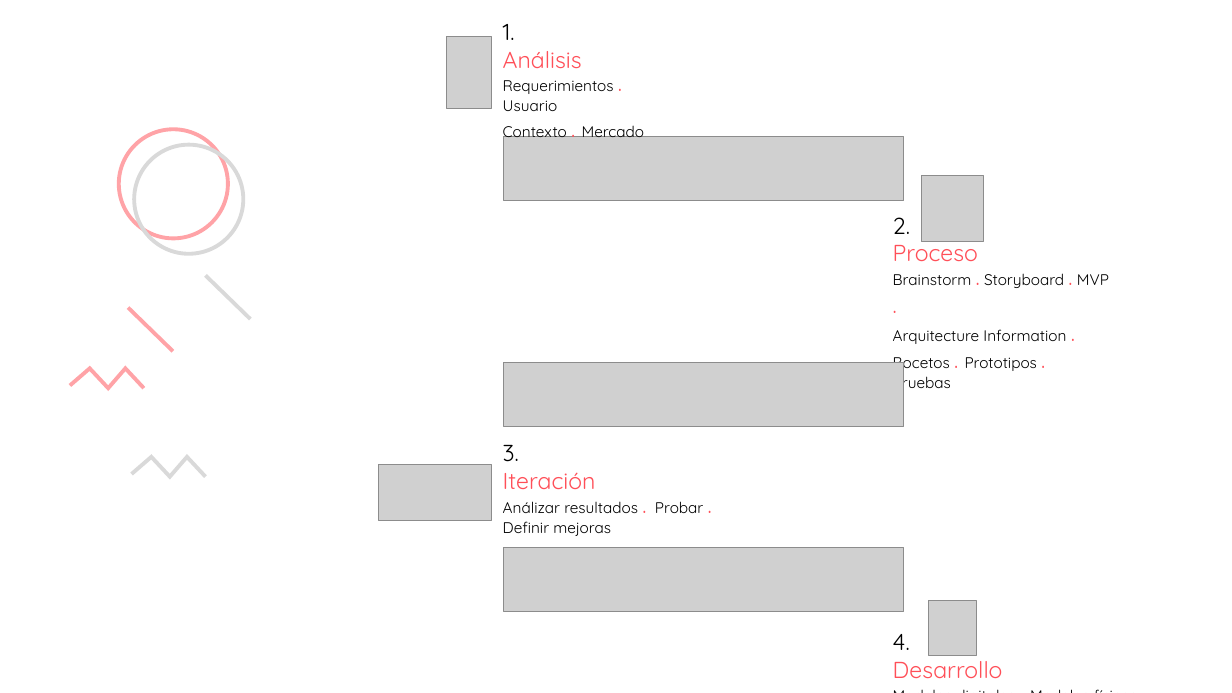
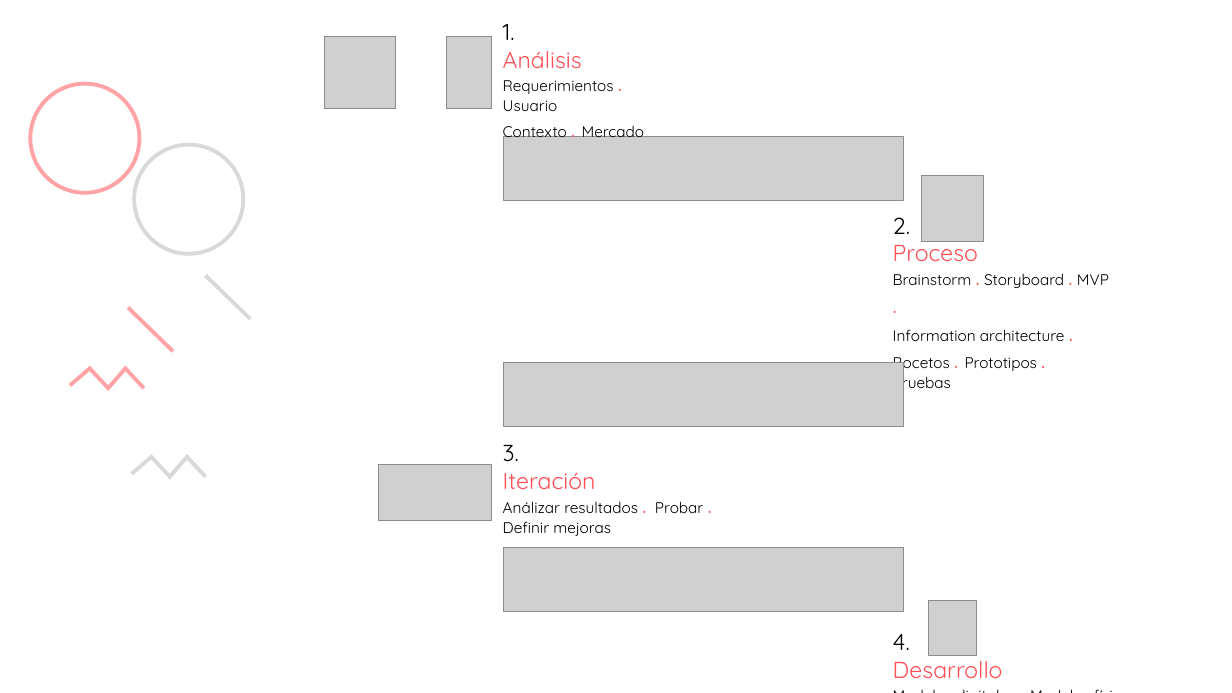
Before and after one commit to OriannaCorona/45_PORTFOLIO, a slide deck: slide 1 of img_ref/Presentación1.pptx. Drawn at 1232x693 pixels with LibreOffice and Linux fonts; fonts in the diff are those of the drawing; grey boxes stand for pictures. Boxes give left, top, right and bottom in pixels: in the first picture for what was removed or moved away, otherwise in the second. Text is boxed around its words. In the diff, an @@ line names an element or a change of style, - is before the commit and + after.

```diff
--- a/img_ref/Presentación1.pptx
+++ b/img_ref/Presentación1.pptx
@@ picture added at (324, 37, 396, 108) @@
@@ ellipse: place and size @@
-ellipse at (119, 129, 228, 238)
+ellipse at (30, 84, 140, 193)
@@ text at (893, 329, 1064, 394): text changed @@
-Arquitecture Information . Bocetos . Prototipos . Pruebas
+Information architecture . Bocetos . Prototipos . Pruebas
```
Also in this commit, not shown: 1 slide added, 50 other files.
